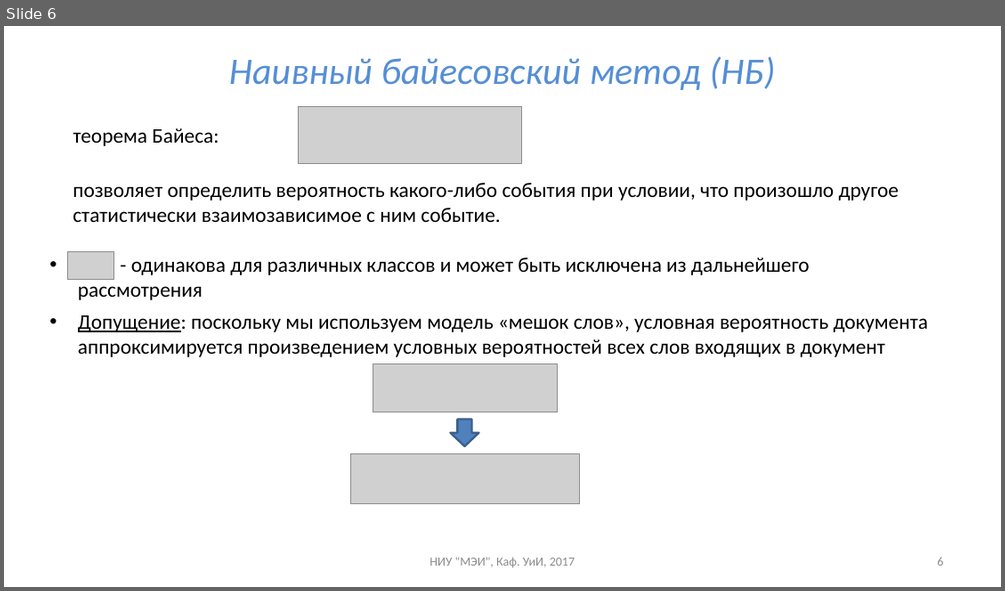
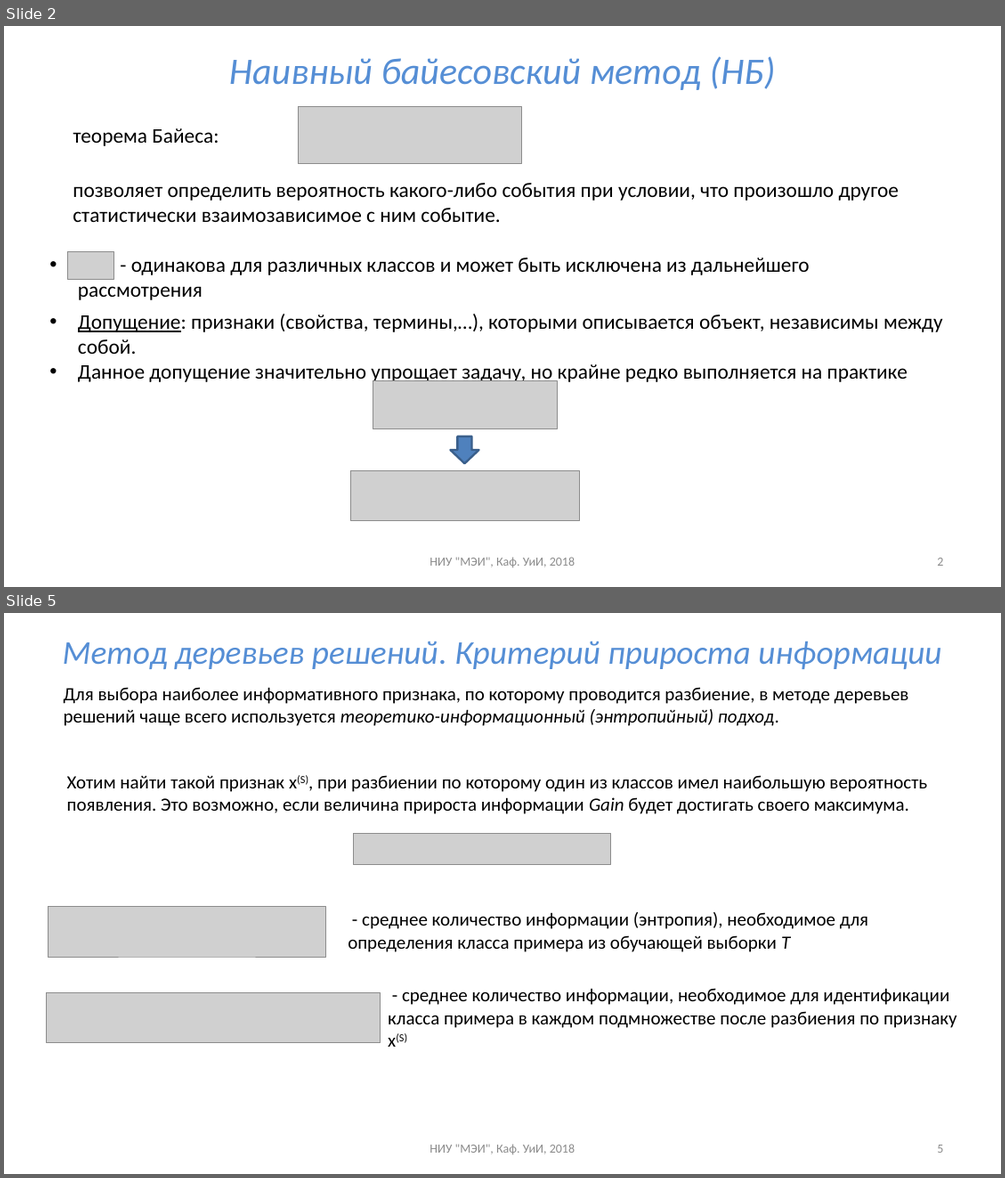
Before and after one commit to uii-mpei/uii-mpei.github.io, a slide deck: study/courses/iis/IIS_lec_3.pptx. Shown one above the other, each under a label of ours: slide 6 before the commit, slides 2 and 5 after it; the slides between them are not shown. The pictures are 1005x591 and 1005x1178 pixels, drawn with LibreOffice and Linux fonts; fonts in the diff are those of the drawing; grey boxes stand for pictures. Boxes give left, top, right and bottom in pixels: in the first picture for what was removed or moved away, otherwise in the second. Text is boxed around its words. In the diff, an @@ line names an element or a change of style, - is before the commit and + after.

```diff
--- a/study/courses/iis/IIS_lec_3.pptx
+++ b/study/courses/iis/IIS_lec_3.pptx
@@ slide 5 added at bbox=[4, 613, 1001, 1174], background #FFFFFF @@
@@ title added at bbox=[63, 641, 941, 669], 32 pt, text #558ED5, italic @@
+Метод деревьев решений. Критерий прироста информации
@@ text added at bbox=[64, 687, 909, 726], 18 pt, text #000000 @@
+Для выбора наиболее информативного признака, по которому проводится разбиение, в методе деревьев решений чаще всего используется теоретико-информационный (энтропийный) подход.
@@ text added at bbox=[67, 775, 927, 814], 18 pt, text #000000 @@
+Хотим найти такой признак x(S), при разбиении по которому один из классов имел наибольшую вероятность появления. Это возможно, если величина прироста информации Gain будет достигать своего максимума.
@@ picture added at bbox=[353, 834, 610, 864] @@
@@ picture added at bbox=[48, 906, 325, 957] @@
@@ text added at bbox=[348, 912, 868, 952], 18 pt, text #000000 @@
+- среднее количество информации (энтропия), необходимое для определения класса примера из обучающей выборки Т
@@ picture added at bbox=[46, 992, 380, 1042] @@
@@ text added at bbox=[388, 988, 957, 1046], 18 pt, text #000000 @@
+- среднее количество информации, необходимое для идентификации класса примера в каждом подмножестве после разбиения по признаку x(S)
@@ text added at bbox=[429, 1143, 574, 1154], 12 pt, text #8C8C8C @@
+НИУ "МЭИ", Каф. УиИ, 2018
@@ page number added at bbox=[937, 1144, 943, 1152], 12 pt, text #8C8C8C @@
+5
@@ what was slide 6 is now slide 2 @@
@@ slide 2 changed as well @@
@@ text at bbox=[78, 313, 943, 385]: text changed @@
-• Допущение: поскольку мы используем модель «мешок слов», условная вероятность документа аппроксимируется произведением условных вероятностей всех слов входящих в документ
+• Допущение: признаки (свойства, термины,…), которыми описывается объект, независимы между собой.
+• Данное допущение значительно упрощает задачу, но крайне редко выполняется на практике
@@ 2 pictures, 1 down arrow: place and size @@
-2 pictures, 1 down arrow at bbox=[350, 364, 579, 504]
+2 pictures, 1 down arrow at bbox=[350, 381, 579, 521]
@@ text at bbox=[429, 556, 574, 567]: text changed @@
-НИУ "МЭИ", Каф. УиИ, 2017
+НИУ "МЭИ", Каф. УиИ, 2018
@@ page number at bbox=[937, 557, 943, 565]: text changed @@
-6
+2
```
Also in this commit, not shown: 2 other slides changed, 5 other slides added, 4 slides removed.
